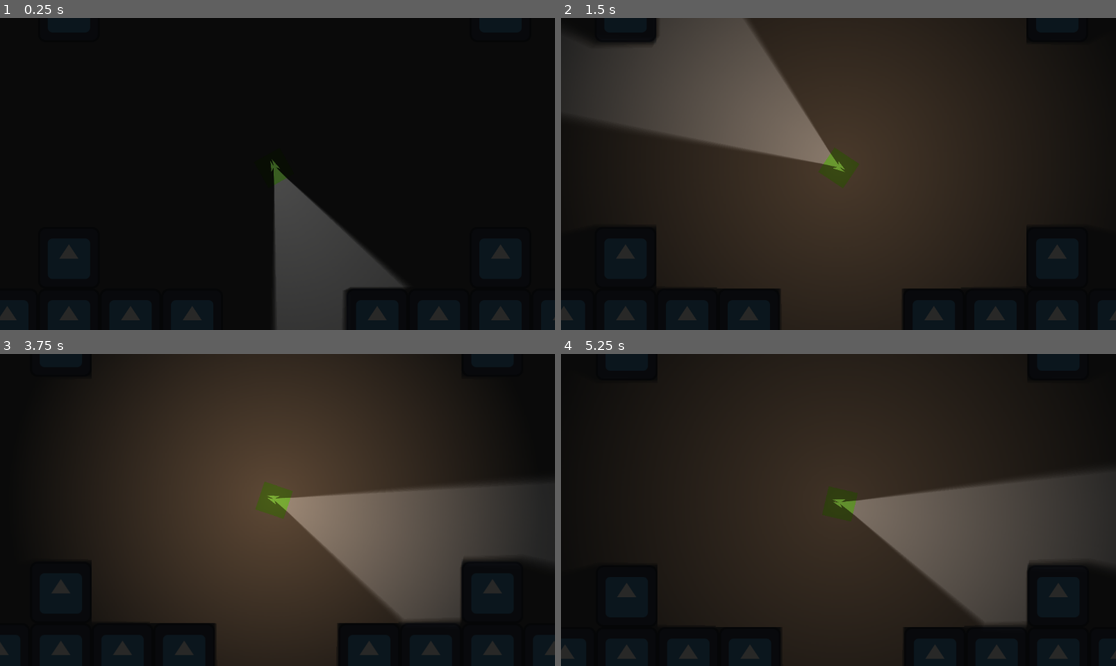
Above: before the commit, frames 1-4 (two rows, left to right).
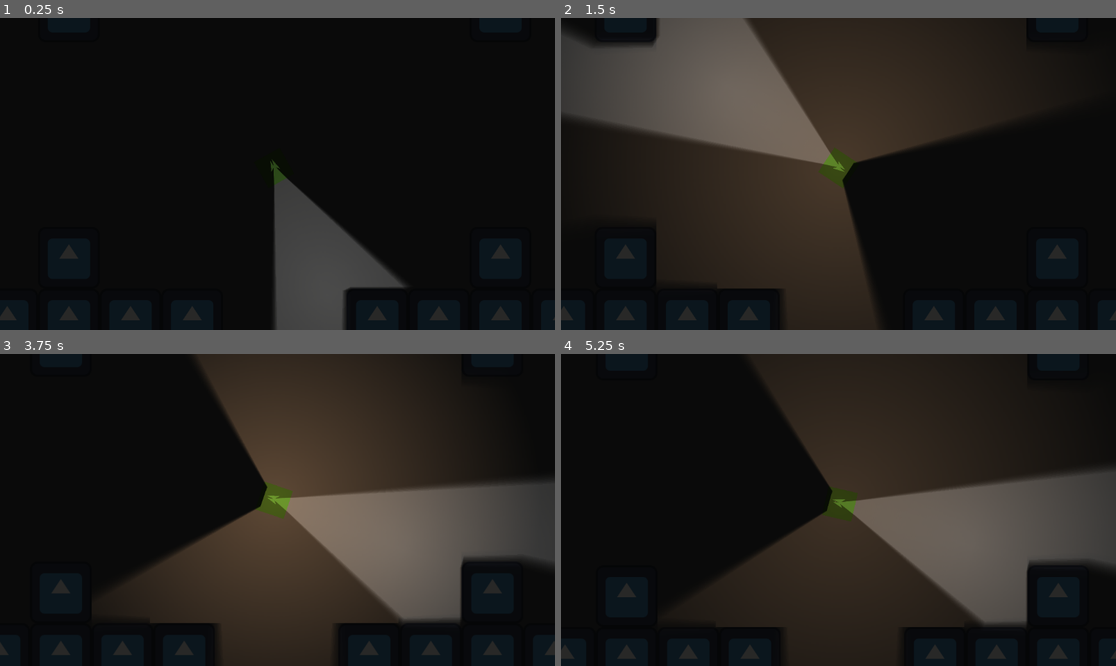
Above: after the commit, the same moments.

Repository: delaitaris/top-down-movement-game
Game: Godot game, scene res://scenes/game.tscn
Two runs of this game, one before a commit and one after it. Both use one fixed random seed, a clock stepped at 60 frames per second and the inputs below. The engine's default icon, where the game draws it, is replaced by a stand-in: a white triangle on a blue panel in a dark square.
Inputs (mouse positions are in pixels of both pictures, inside the frame that each line leads up to):
- Up to frame 1 (0.25 s): no input
- Up to frame 2 (1.5 s): tap Enter at 0.5 s; move the mouse to (749, 105) at 0.52 s; tap A (a) at 0.6 s; click (749, 105) at 0.67 s; tap D (d) at 0.8, 1.35 s; move the mouse to (749, 105) at 1.27 s; click (749, 105) at 1.42 s
- Up to frame 3 (3.75 s): tap S (s) at 1.55, 2.1 s; move the mouse to (188, 444) at 2.02 s; click (188, 444) at 2.3 s; tap Space at 2.75 s; move the mouse to (188, 441) at 2.77 s; click (188, 441) at 2.85 s; tap W (w) at 3.05, 3.6 s; move the mouse to (444, 556) at 3.52 s; click (444, 556) at 3.67 s
- Up to frame 4 (5.25 s): tap A (a) at 3.8, 4.35 s; tap R (reload, bound only after the commit) at 4.15 s; move the mouse to (672, 463) at 4.27 s; click (672, 463) at 4.42 s; tap D (d) at 4.55, 5.1 s; move the mouse to (866, 510) at 5.02 s; click (866, 510) at 5.17 s

The runs differ from the first frame. In frame 2, 14% of the frame differs, in the area x 50-86%, y 35-100%; in frame 3, 16%, in the area x 15-49%, y 0-89%; in frame 4, 12%.

Commit message:
basic reloading and better muzzle flash
reloading doesn't have a signifier that you did it yet and it's instant, also i made your muzzle flash get blocked by the character. neat

Diff:
--- a/project.godot
+++ b/project.godot
@@ -56,6 +56,11 @@
 "events": [Object(InputEventKey,"resource_local_to_scene":false,"resource_name":"","device":-1,"window_id":0,"alt_press …(195 unchanged characters)…
 ]
 }
+reload={
+"deadzone": 0.2,
+"events": [Object(InputEventKey,"resource_local_to_scene":false,"resource_name":"","device":-1,"window_id":0,"alt_pressed":false,"shift_pressed":false,"ctrl_pressed":false,"meta_pressed":false,"pressed":false,"keycode":0,"physical_keycode":82,"key_label":0,"unicode":114,"location":0,"echo":false,"script":null)
+]
+}
 
 [physics]
 
--- a/scenes/character.tscn
+++ b/scenes/character.tscn
@@ -61,6 +61,9 @@
 [sub_resource type="OccluderPolygon2D" id="OccluderPolygon2D_dp8ca"]
 polygon = PackedVector2Array(-18, -2, -18, 1, 38.000015, 19.999985, 36.000015, 16.999985, -4, 0, 37, -16.000008, 38, -18.000008)
 
+[sub_resource type="OccluderPolygon2D" id="OccluderPolygon2D_0lw5n"]
+polygon = PackedVector2Array(-22, -19, -22, 23, -26, 17, -26, -14)
+
 [node name="Character" type="CharacterBody2D" unique_id=323876973]
 script = ExtResource("1_wa5vi")
 bullet_scene = ExtResource("2_0lw5n")
@@ -114,6 +117,7 @@
 shadow_filter_smooth = 0.6
 shadow_item_cull_mask = 3
 texture = SubResource("GradientTexture2D_dp8ca")
+offset = Vector2(8, 0)
 height = 1024.0
 
 [node name="CPUParticles2D" type="CPUParticles2D" parent="." unique_id=1422360855]
@@ -130,7 +134,7 @@
 initial_velocity_min = 40.0
 initial_velocity_max = 80.0
 
-[node name="LightOccluder2D" type="LightOccluder2D" parent="." unique_id=870300071]
+[node name="FlashlightOccluder" type="LightOccluder2D" parent="." unique_id=870300071]
 position = Vector2(183, 125)
 rotation = 6.2831855
 occluder = SubResource("OccluderPolygon2D_dp8ca")
@@ -145,14 +149,19 @@
 color = Color(0.5411765, 0.40392157, 0.28235295, 1)
 energy = 3.0
 shadow_enabled = true
-shadow_filter = 1
-shadow_filter_smooth = 0.6
+shadow_filter = 2
+shadow_filter_smooth = 1.2
 texture = ExtResource("6_0lw5n")
 texture_scale = 5.0
 
 [node name="Timer" type="Timer" parent="Muzzleflash" unique_id=610225106]
 wait_time = 0.1
 one_shot = true
+
+[node name="MuzzleOccluder" type="LightOccluder2D" parent="." unique_id=74258034]
+position = Vector2(183, 125)
+occluder = SubResource("OccluderPolygon2D_0lw5n")
+occluder_light_mask = 3
 
 [connection signal="mouse_entered" from="West" to="." method="_on_west_mouse_entered"]
 [connection signal="mouse_exited" from="West" to="." method="_on_west_mouse_exited"]
--- a/scripts/character.gd
+++ b/scripts/character.gd
@@ -2,10 +2,11 @@
 @onready var particles: CPUParticles2D = $CPUParticles2D
 @onready var sprite: AnimatedSprite2D = $AnimatedSprite2D
 @onready var light: PointLight2D = $Flashlight
-@onready var flashlightblock: LightOccluder2D = $LightOccluder2D
+@onready var flashlightblock: LightOccluder2D = $FlashlightOccluder
 @onready var muzzle: Marker2D = $Muzzle
 @onready var muzzleflash: PointLight2D = $Muzzleflash
 @onready var timerflash: Timer = $Muzzleflash/Timer
+@onready var muzzleblock: LightOccluder2D = $MuzzleOccluder
 
 @export_range(0.0, 180.0) var cone_angle_degrees := 60.0
 @export var bullet_scene: PackedScene
@@ -18,6 +19,7 @@
 var east = false
 var west = false
 var current_stance = Stance.STANDING
+var pistolmag = 9
 
 func _ready() -> void:
 	muzzleflash.shadow_enabled = true
@@ -30,6 +32,7 @@
 	flashlightblock.look_at(mouse_pos)
 	sprite.look_at(mouse_pos)
 	muzzle.look_at(mouse_pos)
+	muzzleblock.look_at(mouse_pos)
 
 #movement
 func _physics_process(_delta: float) -> void:
@@ -114,25 +117,39 @@
 func _unhandled_input(_event: InputEvent) -> void:
 	if Input.is_action_just_pressed("shoot"):
 		shoot()
+		pistolmag -= 1
+		if pistolmag <= 0:
+			pistolmag = 0
+	if Input.is_action_just_pressed("reload"):
+		reload()
 
 func shoot() -> void:
+	var bullet = bullet_scene.instantiate()
+
+
 	$Muzzleflash.texture_scale = randf_range(4, 6)
 	$Muzzleflash.energy = randf_range(1.5, 2.5)
 
-
-	muzzleflash.enabled = true
-	timerflash.start()
+	if pistolmag != 0:
+		muzzleflash.enabled = true
+		timerflash.start()
 
 	if not bullet_scene:
-		print("inspector bullet scene doofus")
 		return
-
-	var bullet = bullet_scene.instantiate()
 
 	bullet.global_position = muzzle.global_position
 	bullet.global_rotation = muzzle.global_rotation
 
-	get_tree().current_scene.add_child(bullet)
+
+	if pistolmag != 0:
+		get_tree().current_scene.add_child(bullet)
 
 func _on_timer_timeout() -> void:
 	muzzleflash.enabled = false
+
+func reload() -> void:
+	if pistolmag < 9:
+		print("reloaded")
+		pistolmag = 9
+	else:
+		return
